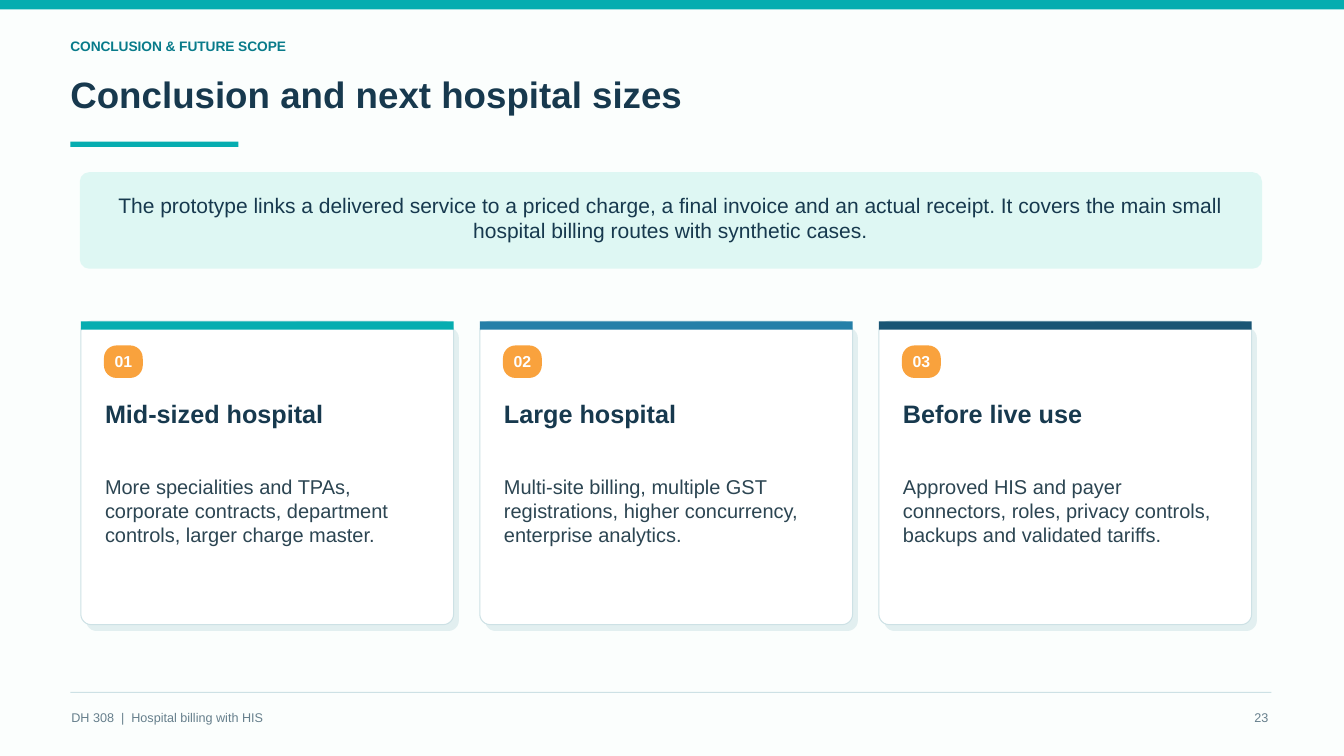
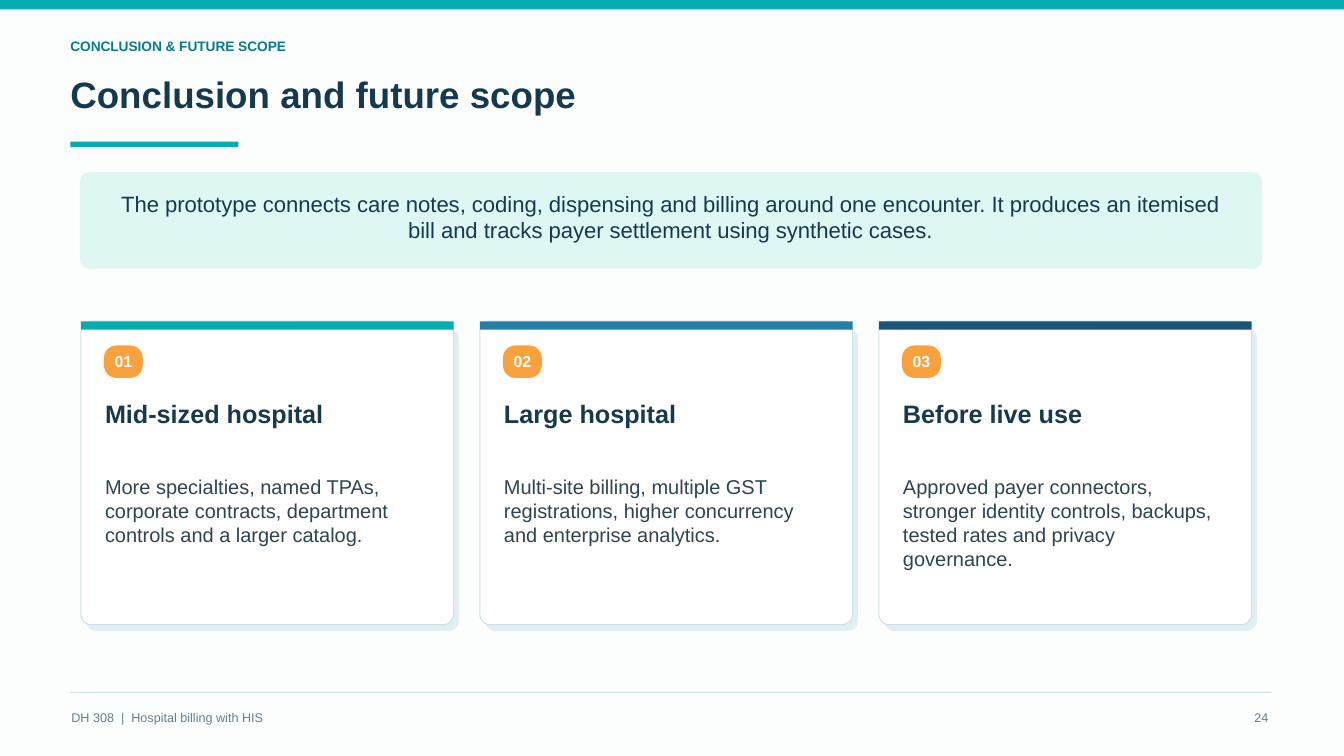
Before and after one commit to Osama-Bin-Lagging/tiveri-billing, a slide deck: slide 24 of presentation/DH308_HIS_Billing_Final.pptx (slide 23 before the commit). Drawn at 1344x756 pixels with LibreOffice and Linux fonts; fonts in the diff are those of the drawing. Boxes give left, top, right and bottom in pixels: in the first picture for what was removed or moved away, otherwise in the second. Text is boxed around its words. In the diff, an @@ line names an element or a change of style, - is before the commit and + after.

Commit message:
Build role-based HIS billing demo and final presentation

```diff
--- a/presentation/DH308_HIS_Billing_Final.pptx
+++ b/presentation/DH308_HIS_Billing_Final.pptx
@@ text at box(70, 81, 576, 115): text changed @@
-Conclusion and next hospital sizes
+Conclusion and future scope
@@ text at box(121, 196, 1219, 243): text changed; size 15 to 15.8 pt @@
-The prototype links a delivered service to a priced charge, a final invoice and an actual receipt. It covers the main small hospital billing routes with synthetic cases.
+The prototype connects care notes, coding, dispensing and billing around one encounter. It produces an itemised bill and tracks payer settlement using synthetic cases.
@@ text at box(105, 479, 388, 546): text changed @@
-More specialities and TPAs, corporate contracts, department controls, larger charge master.
+More specialties, named TPAs, corporate contracts, department controls and a larger catalog.
@@ text at box(504, 479, 794, 546): text changed @@
-Multi-site billing, multiple GST registrations, higher concurrency, enterprise analytics.
+Multi-site billing, multiple GST registrations, higher concurrency and enterprise analytics.
@@ text at box(903, 479, 1212, 570): text changed @@
-Approved HIS and payer connectors, roles, privacy controls, backups and validated tariffs.
+Approved payer connectors, stronger identity controls, backups, tested rates and privacy governance.
@@ text at box(1254, 713, 1268, 722): text changed @@
-23
+24
```
Also in this commit, not shown: 11 other slides changed, 9 slides added, 8 slides removed, 13 other files.
